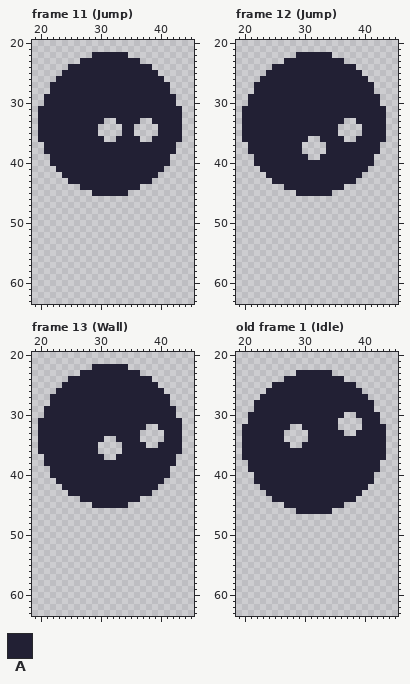
A pixel-art file gets an edit: External/Aseprite/player.aseprite. The first picture shows the starting point.
64x64 pixels, 13 frames. Shown: frame 11 (Jump): x 19..45, y 20..63; frame 12 (Jump): x 19..45, y 20..63; frame 13 (Wall): x 19..45, y 20..63; old frame 1 (Idle): x 19..45, y 20..63. The commit also changed other frames, which this record leaves out.
Palette (. is transparent): A #222034
Pixels before, frame 11 (Jump), first column x 20:
22 .........AAAAAA.........
23 .......AAAAAAAAAA.......
24 .....AAAAAAAAAAAAAA.....
25 ....AAAAAAAAAAAAAAAA....
26 ...AAAAAAAAAAAAAAAAAA...
27 ..AAAAAAAAAAAAAAAAAAAA..
28 ..AAAAAAAAAAAAAAAAAAAA..
29 .AAAAAAAAAAAAAAAAAAAAAA.
30 .AAAAAAAAAAAAAAAAAAAAAA.
31 AAAAAAAAAAAAAAAAAAAAAAAA
32 AAAAAAAAAAAAAAAAAAAAAAAA
33 AAAAAAAAAAA..AAAA..AAAAA
34 AAAAAAAAAA....AA....AAAA
35 AAAAAAAAAA....AA....AAAA
36 AAAAAAAAAAA..AAAA..AAAAA
37 .AAAAAAAAAAAAAAAAAAAAAA.
38 .AAAAAAAAAAAAAAAAAAAAAA.
39 ..AAAAAAAAAAAAAAAAAAAA..
40 ..AAAAAAAAAAAAAAAAAAAA..
41 ...AAAAAAAAAAAAAAAAAA...
42 ....AAAAAAAAAAAAAAAA....
43 .....AAAAAAAAAAAAAA.....
44 .......AAAAAAAAAA.......
45 .........AAAAAA.........
Pixels before, frame 12 (Jump), first column x 20:
22 .........AAAAAA.........
23 .......AAAAAAAAAA.......
24 .....AAAAAAAAAAAAAA.....
25 ....AAAAAAAAAAAAAAAA....
26 ...AAAAAAAAAAAAAAAAAA...
27 ..AAAAAAAAAAAAAAAAAAAA..
28 ..AAAAAAAAAAAAAAAAAAAA..
29 .AAAAAAAAAAAAAAAAAAAAAA.
30 .AAAAAAAAAAAAAAAAAAAAAA.
31 AAAAAAAAAAAAAAAAAAAAAAAA
32 AAAAAAAAAAAAAAAAAAAAAAAA
33 AAAAAAAAAAAAAAAAA..AAAAA
34 AAAAAAAAAAAAAAAA....AAAA
35 AAAAAAAAAAAAAAAA....AAAA
36 AAAAAAAAAAA..AAAA..AAAAA
37 .AAAAAAAAA....AAAAAAAAA.
38 .AAAAAAAAA....AAAAAAAAA.
39 ..AAAAAAAAA..AAAAAAAAA..
40 ..AAAAAAAAAAAAAAAAAAAA..
41 ...AAAAAAAAAAAAAAAAAA...
42 ....AAAAAAAAAAAAAAAA....
43 .....AAAAAAAAAAAAAA.....
44 .......AAAAAAAAAA.......
45 .........AAAAAA.........
Pixels before, frame 13 (Wall), first column x 20:
22 .........AAAAAA.........
23 .......AAAAAAAAAA.......
24 .....AAAAAAAAAAAAAA.....
25 ....AAAAAAAAAAAAAAAA....
26 ...AAAAAAAAAAAAAAAAAA...
27 ..AAAAAAAAAAAAAAAAAAAA..
28 ..AAAAAAAAAAAAAAAAAAAA..
29 .AAAAAAAAAAAAAAAAAAAAAA.
30 .AAAAAAAAAAAAAAAAAAAAAA.
31 AAAAAAAAAAAAAAAAAAAAAAAA
32 AAAAAAAAAAAAAAAAAA..AAAA
33 AAAAAAAAAAAAAAAAA....AAA
34 AAAAAAAAAAA..AAAA....AAA
35 AAAAAAAAAA....AAAA..AAAA
36 AAAAAAAAAA....AAAAAAAAAA
37 .AAAAAAAAAA..AAAAAAAAAA.
38 .AAAAAAAAAAAAAAAAAAAAAA.
39 ..AAAAAAAAAAAAAAAAAAAA..
40 ..AAAAAAAAAAAAAAAAAAAA..
41 ...AAAAAAAAAAAAAAAAAA...
42 ....AAAAAAAAAAAAAAAA....
43 .....AAAAAAAAAAAAAA.....
44 .......AAAAAAAAAA.......
45 .........AAAAAA.........
Pixels before, old frame 1 (Idle), first column x 20:
23 .........AAAAAA.........
24 .......AAAAAAAAAA.......
25 .....AAAAAAAAAAAAAA.....
26 ....AAAAAAAAAAAAAAAA....
27 ...AAAAAAAAAAAAAAAAAA...
28 ..AAAAAAAAAAAAAAAAAAAA..
29 ..AAAAAAAAAAAAAAAAAAAA..
30 .AAAAAAAAAAAAAAAA..AAAA.
31 .AAAAAAAAAAAAAAA....AAA.
32 AAAAAAAA..AAAAAA....AAAA
33 AAAAAAA....AAAAAA..AAAAA
34 AAAAAAA....AAAAAAAAAAAAA
35 AAAAAAAA..AAAAAAAAAAAAAA
36 AAAAAAAAAAAAAAAAAAAAAAAA
37 AAAAAAAAAAAAAAAAAAAAAAAA
38 .AAAAAAAAAAAAAAAAAAAAAA.
39 .AAAAAAAAAAAAAAAAAAAAAA.
40 ..AAAAAAAAAAAAAAAAAAAA..
41 ..AAAAAAAAAAAAAAAAAAAA..
42 ...AAAAAAAAAAAAAAAAAA...
43 ....AAAAAAAAAAAAAAAA....
44 .....AAAAAAAAAAAAAA.....
45 .......AAAAAAAAAA.......
46 .........AAAAAA.........
Once edited:
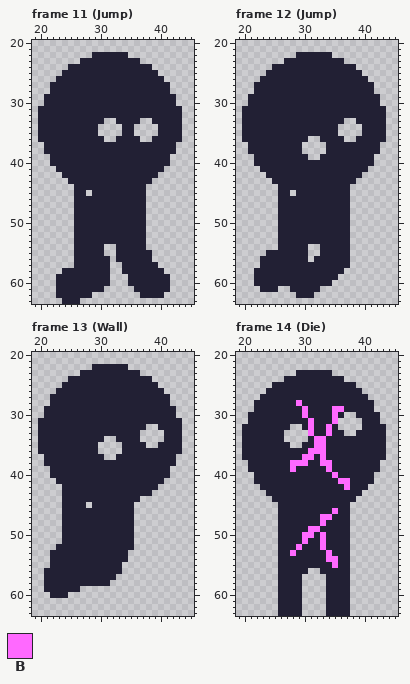
Colours new in this view: B #ff69ff
A new or re-ordered frame is compared with the old frame closest to it.
Edits made:
frames 13 -> 16
layer "Body" now shown
Changed rows in their new state; - is an unchanged pixel.
Frame 11 (Jump), layer "Body":
first column x 23:
44 ---A----------A----
45 ---AA-------AAA----
46 ---AAAAAAAAAAAA----
47 ---AAAAAAAAAAAA----
48 ---AAAAAAAAAAAA----
49 ---AAAAAAAAAAAA----
50 ---AAAAAAAAAAAA----
51 ---AAAAAAAAAAAA----
52 ---AAAAAAAAAAAA----
53 ---AAAAAAAAAAAA----
54 ---AAAAA--AAAAA----
55 ---AAAAA--AAAAAA---
56 ---AAAAAA-AAAAAA---
57 ---AAAAAA--AAAAAA--
58 -AAAAAAAA--AAAAAAA-
59 AAAAAAAAA---AAAAAAA
60 AAAAAAAAA---AAAAAAA
61 AAAAAAAA-----AAAAAA
62 AAAAAA--------AAAA-
63 -AAA---------------
Frame 12 (Jump), layer "Body":
first column x 22:
44 ----A----------A
45 ----AA-------AAA
46 ----AAAAAAAAAAAA
47 ----AAAAAAAAAAAA
48 ----AAAAAAAAAAAA
49 ----AAAAAAAAAAAA
50 ----AAAAAAAAAAAA
51 ----AAAAAAAAAAAA
52 ----AAAAAAAAAAAA
53 ----AAAAAAAAAAAA
54 ----AAAAA--AAAAA
55 --AAAAAAA--AAAAA
56 -AAAAAAAA-AAAAAA
57 -AAAAAAAAAAAAAAA
58 AAAAAAAAAAAAAAA-
59 AAAAAAAAAAAAAA--
60 AAAAAAAAAAAAA---
61 -AAA--AAAAA-----
62 -------AAA------
Frame 13 (Wall), layer "Body":
first column x 21:
43 ---A-----------
44 ---AAA---------
45 ---AAAA-------A
46 ---AAAAAAAAAAAA
47 ---AAAAAAAAAAAA
48 ---AAAAAAAAAAAA
49 ---AAAAAAAAAAAA
50 ---AAAAAAAAAAAA
51 ---AAAAAAAAAAAA
52 --AAAAAAAAAAAAA
53 -AAAAAAAAAAAAA-
54 -AAAAAAAAAAAAA-
55 -AAAAAAAAAAAA--
56 AAAAAAAAAAAAA--
57 AAAAAAAAAAAA---
58 AAAAAAAAAAA----
59 AAAAAA---------
60 -AAA-----------
Frame 14 (Die) is new; against old frame 1 (Idle), layers "Head", "Body":
first column x 26:
28 ---B--------
29 ----B----BB-
30 ----B----B--
31 -----B---B--
32 -----B--B---
33 -----B--B---
34 ------BB----
35 ------BB----
36 -----BBB----
37 ----BB-B----
38 --BBB--BB---
39 --B-----B---
40 ---------B--
41 ----------BB
42 -----------B
45 A----------A
46 AAA------BAA
47 AAAAAAABBAAA
48 AAAAAAABAAAA
49 AAAAABBAAAAA
50 AAAABBABAAAA
51 AAAABAABAAAA
52 AAABAAABAAAA
53 AABAAAAABAAA
54 AAAAAAAABBAA
55 AAAAAAAAABAA
56 AAAAA--AAAAA
57 AAAA----AAAA
58 AAAA----AAAA
59 AAAA----AAAA
60 AAAA----AAAA
61 AAAA----AAAA
62 AAAA----AAAA
63 AAAA----AAAA
Changed places in both pictures, as pixel boxes (x1, y1, x2, y2):
added: (56, 184, 170, 304)
added: (254, 184, 350, 298)
added: (44, 490, 134, 598)
changed: (278, 400, 350, 616)
